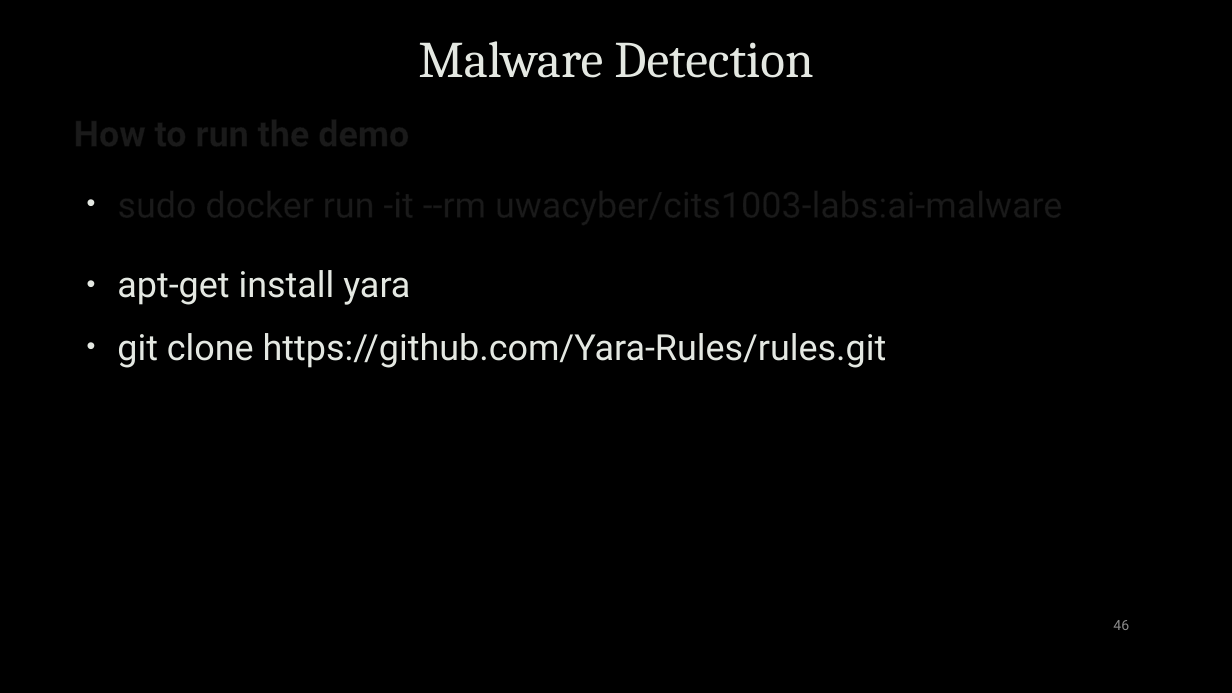
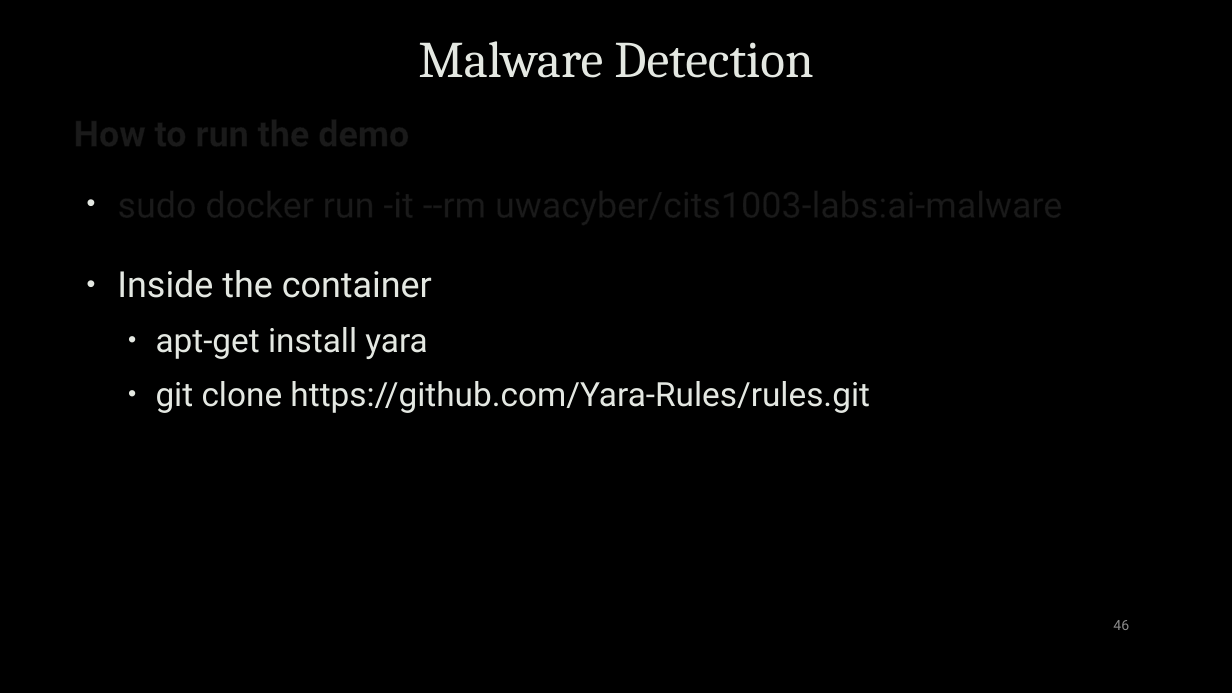
Before and after one commit to uwacyber/cits1003, a slide deck: slide 46 of cits1003-lecture_slides/CITS1003-4 Threats-exercises.pptx. Drawn at 1232x693 pixels with LibreOffice and Linux fonts; fonts in the diff are those of the drawing; background and template pictures are left out. Boxes give left, top, right and bottom in pixels: in the first picture for what was removed or moved away, otherwise in the second. Text is boxed around its words. In the diff, an @@ line names an element or a change of style, - is before the commit and + after.

```diff
--- a/cits1003-lecture_slides/CITS1003-4 Threats-exercises.pptx
+++ b/cits1003-lecture_slides/CITS1003-4 Threats-exercises.pptx
@@ text at <box>117,270,432,298</box>: paragraph added @@
+• Inside the container
@@ text at <box>156,327,870,413</box>: size 28 to 26 pt in "apt-get install yara", "git clone https://github.com/Yara-Rules/rules.git"; list level 1 to 2 in "apt-get install yara"; line spacing 1.1 to 1; list level 1 to 2 in "git clone https://github.com/Yara-Rules/rules.git" @@
```
Also in this commit, not shown: 8 other slides changed, 2 slides added.
